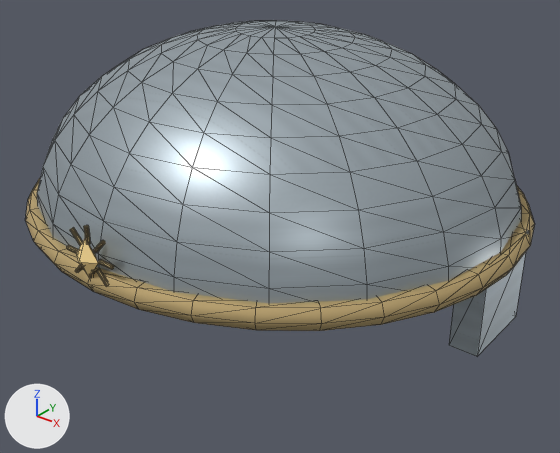
The glTF model src/assets/models/wardrobe/classes/modular/traje_guerrero_aurora_head.glb as it was, and as the next commit left it.
Rendered twice from a camera (50 mm lens) standing at (1.015, -1.269, 2.584) and looking at (0.027, -0.033, 1.818). The axes (+X, +Y, +Z) are drawn at lower left. The lights are the same throughout. The picture after the commit comes second. Mesh edges are drawn as thin lines. Vertices at exactly the same position are counted once.

Names of what the first picture shows: 'suit-head'.
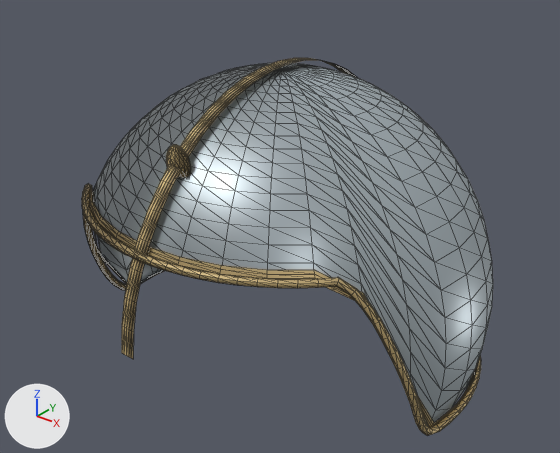
Boxes (x1, y1, x2, y2) around the edits, measured in the pictures (560 x 453 px):
```json
{"object": "suit-head", "change": "surface changed, reshaped", "before": [26, 20, 534, 356], "after": [82, 58, 493, 436], "on screen": "19% narrower, 12% taller"}
{"part": 1, "of": "me_suit_head", "change": "added", "after": [166, 145, 191, 178], "on screen": "brown"}
{"part": 2, "of": "me_suit_head", "change": "rebuilt", "before": [37, 20, 521, 304], "after": [92, 63, 493, 426], "on screen": "17% narrower, 28% taller"}
{"part": 3, "of": "me_suit_head", "change": "added", "after": [82, 184, 481, 436]}
{"part": 4, "of": "me_suit_head", "change": "added", "after": [122, 58, 358, 359]}
{"part": 5, "of": "me_suit_head", "change": "added", "after": [89, 187, 480, 427]}
{"part": 6, "of": "me_suit_head", "change": "deleted", "before": [67, 225, 529, 356]}
{"part": 7, "of": "me_suit_head", "change": "deleted", "before": [26, 179, 534, 331], "on screen": "brown"}
```

The change, as JSON lines over the scene's bpy script:
```json
{"op": "add", "block": "img_plate_painted_atlas", "code": ["img_plate_painted_atlas = load_image('plate painted atlas', '_unpacked/plate_painted_atlas', 512, 512, 'sRGB')"]}
{"op": "add", "block": "img_plate_surface", "code": ["img_plate_surface = load_image('plate surface', '_unpacked/plate_surface', 128, 128, 'Non-Color')"]}
{"op": "add", "block": "img_plate_seams_and_folds", "code": ["img_plate_seams_and_folds = load_image('plate seams and folds', '_unpacked/plate_seams_and_folds', 256, 256, 'Non-Color')"]}
{"block": "mat_plate", "change": "nodes: BsdfPrincipled, Mix, OutputMaterial, TexImage"}
{"block": "mat_plate", "change": "nodes: BsdfPrincipled, Math, Mix, NormalMap, OutputMaterial, SeparateColor, TexImage x3"}
{"block": "mat_plate", "change": "uses the picture img_plate_weave"}
{"block": "mat_plate", "change": "uses the picture img_plate_painted_atlas"}
{"block": "mat_plate", "change": "uses the picture img_plate_seams_and_folds"}
{"block": "mat_plate", "change": "uses the picture img_plate_surface"}
{"block": "mat_brass", "change": "nodes: BsdfPrincipled, Mix, OutputMaterial, TexImage"}
{"block": "mat_brass", "change": "nodes: BsdfPrincipled, Math, Mix, NormalMap, OutputMaterial, SeparateColor, TexImage x3"}
{"block": "mat_brass", "change": "uses the picture img_plate_weave"}
{"block": "mat_brass", "change": "uses the picture img_plate_painted_atlas"}
{"block": "mat_brass", "change": "uses the picture img_plate_seams_and_folds"}
{"block": "mat_brass", "change": "uses the picture img_plate_surface"}
{"block": "me_suit_head", "where": "# used by ob_suit_head; location = (0.0, 0.0, 0.0)"}
{"op": "remove", "block": "me_suit_head", "code": "me_suit_head.from_pydata(...)  # 559 vertices, 1052 faces; spans x -0.565..0.565, y -0.559..0.516, z 1.71..2.258"}
{"op": "add", "block": "me_suit_head", "code": "me_suit_head.from_pydata(...)  # 1570 vertices, 2950 faces; spans x -0.493..0.493, y -0.476..0.484, z 1.487..2.179"}
{"block": "me_suit_head", "change": "me_suit_head part 1: a new loose piece, a UV sphere (16 segments, 10 rings, poles along z) spanning x -0.032..0.032, y -0.319..-0.301, z 2.005..2.085, in mat_brass"}
{"block": "me_suit_head", "change": "me_suit_head part 2: the loose piece of 201 vertices spanning x -0.54..0.54, y -0.523..0.493, z 1.88..2.258 is rebuilt with 576 vertices and now spans x -0.493..0.493, y -0.411..0.484, z 1.498..2.165"}
{"block": "me_suit_head", "change": "me_suit_head part 3: a new loose piece of 576 vertices spanning x -0.487..0.487, y -0.429..0.479, z 1.487..1.902, in mat_brass"}
{"block": "me_suit_head", "change": "me_suit_head part 4: a new loose piece of 144 vertices spanning x -0.017..0.017, y -0.476..0.456, z 1.697..2.179, in mat_brass"}
{"block": "me_suit_head", "change": "me_suit_head part 5: a new loose piece of 128 vertices spanning x -0.481..0.481, y -0.418..0.473, z 1.498..1.912, in mat_brass"}
{"block": "me_suit_head", "change": "me_suit_head part 6: 11 loose pieces with 166 vertices, spanning x -0.54..0.54, y -0.559..0.11, z 1.71..2.0, are deleted"}
{"block": "me_suit_head", "change": "me_suit_head part 7"}
{"block": "me_suit_head", "change": "192 vertices are removed from x -0.565..0.565, y -0.546..0.516, z 1.868..1.912"}
{"block": "me_suit_head", "change": "384 faces are deleted"}
{"op": "remove", "block": "me_suit_head", "code": "me_suit_head.materials.append(mat_gem)  # beige #ffdf97"}
```
